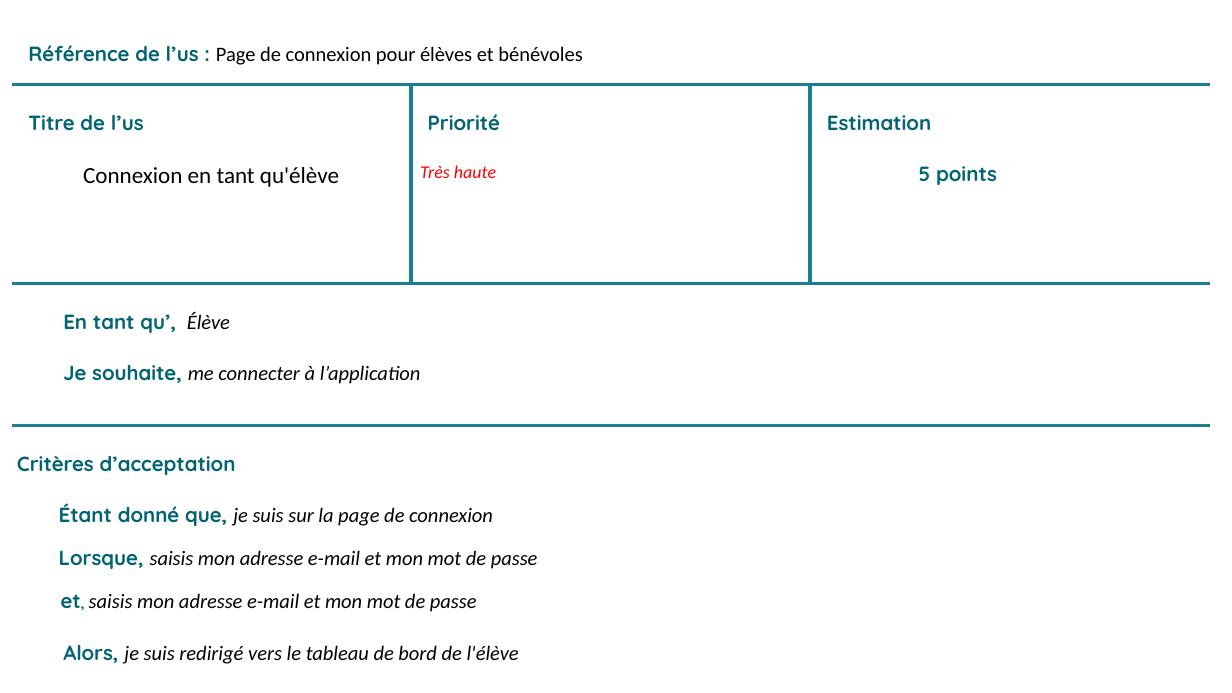
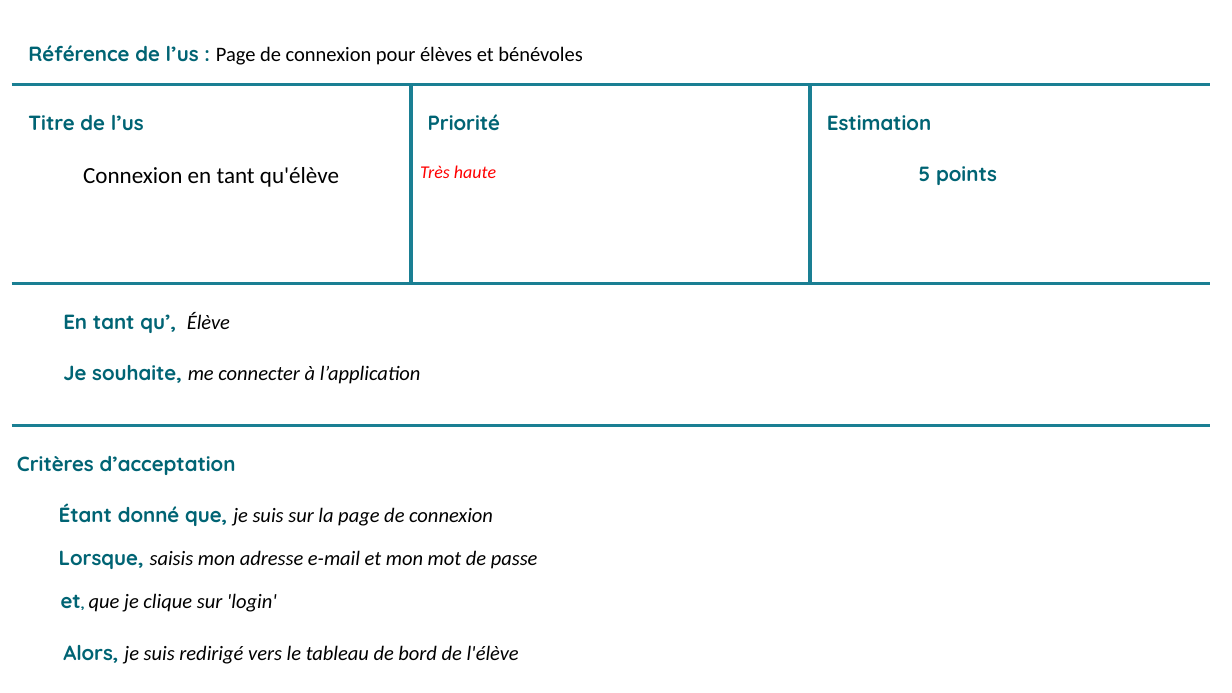
Before and after one commit to Belin27000/P10_Dev4U-LearnAtHome, a slide deck: slide 2 of User_Stories/UserStory_Login.pptx. Drawn at 1232x693 pixels with LibreOffice and Linux fonts; fonts in the diff are those of the drawing. Boxes give left, top, right and bottom in pixels: in the first picture for what was removed or moved away, otherwise in the second. Text is boxed around its words. In the diff, an @@ line names an element or a change of style, - is before the commit and + after.

```diff
--- a/User_Stories/UserStory_Login.pptx
+++ b/User_Stories/UserStory_Login.pptx
@@ table at [12, 16, 1210, 668] @@
-row 4, column 1: Critères d’acceptation / Étant donné que, je suis sur la page de connexion / Lorsque, saisis mon adresse e-mail et mon mot de passe / et, saisis mon adresse e-mail et mon mot de passe / Alors, je suis redirigé vers le tableau de bord de l'élève
+row 4, column 1: Critères d’acceptation / Étant donné que, je suis sur la page de connexion / Lorsque, saisis mon adresse e-mail et mon mot de passe / et, que je clique sur 'login' / Alors, je suis redirigé vers le tableau de bord de l'élève
```
Also in this commit, not shown: 1 other file.
